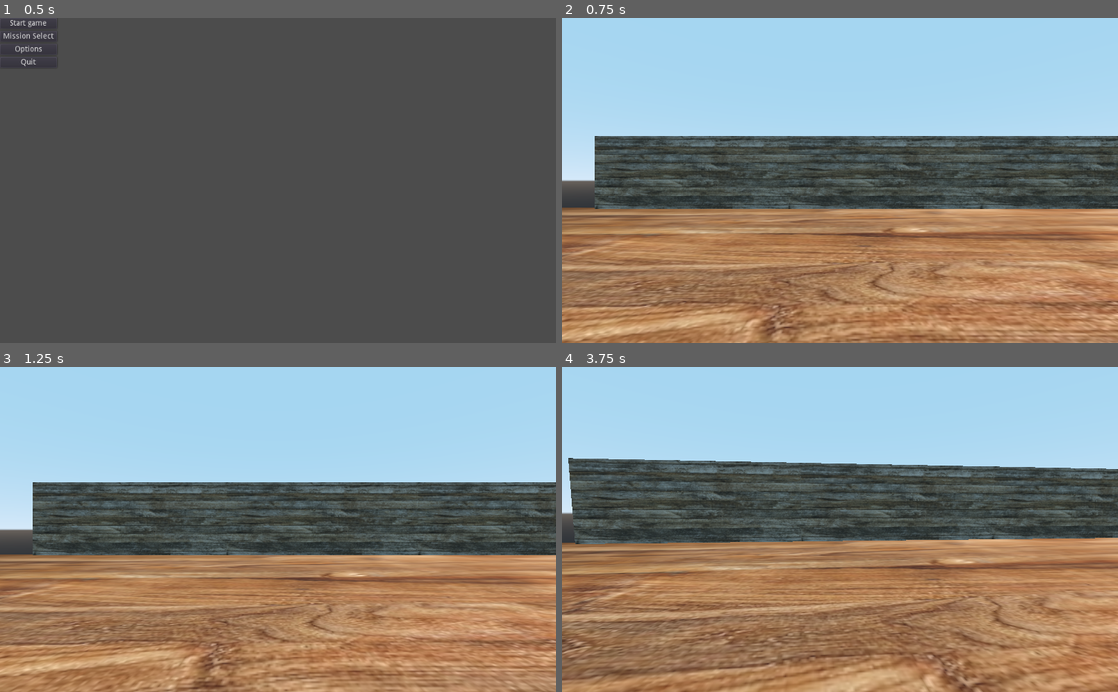
Above: before the commit, frames 1-4 (two rows, left to right).
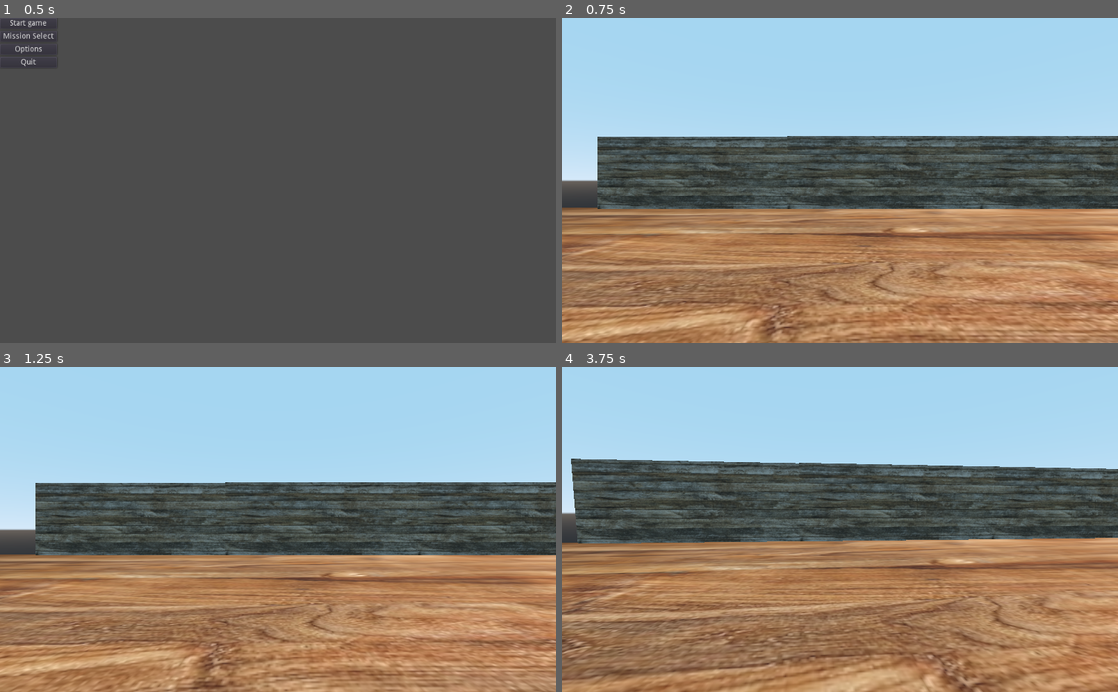
Above: after the commit, the same moments.

Repository: BlakeWiscombe/betrayal
Game: Godot game, scene res://Main menu.tscn
The game is run twice, just before and just after one commit, with the same random seed, the same clock (stepped at 60 frames per second) and the same inputs.
Inputs (mouse positions are in pixels of both pictures, inside the frame that each line leads up to):
- Up to frame 1 (0.5 s): no input
- Up to frame 2 (0.75 s): click "Start game" at 0.5 s
- Up to frame 3 (1.25 s): no input
- Up to frame 4 (3.75 s): tap Enter at 1.25 s; move the mouse to (812, 594) at 1.27 s; hold W (player_forward) 1.28-2.78 s; tap Space (jump) at 1.52, 2.27, 3.5 s; move the mouse to (1006, 578) at 2.02 s; move the mouse to (673, 480) at 2.77 s; hold A (player_left) from 2.78 s (still down); move the mouse to (867, 529) at 3.52 s

Frame 1 is identical in both runs. In frame 2, 0.3% of the frame differs, in the area x 5-41%, y 36-59%; in frame 3, 0.3%; in frame 4, 0.5%, in the area x 1-44%, y 27-55%.

Commit message:
update

Diff:
--- a/Betrayal.tscn
+++ b/Betrayal.tscn
@@ -20,7 +20,7 @@
 transform = Transform( 0.000279278, 0, -1, 0, 1, 0, 1, 0, 0.000279278, -8.90252, -0.33866, -25.9997 )
 
 [node name="CSGBox6" type="CSGBox" parent="."]
-transform = Transform( 0.999972, 0, -8.73115e-11, 0, 1, 0, 8.73115e-11, 0, 0.999972, -30.0805, 7.81307, -48.7859 )
+transform = Transform( 0.999972, 0, -8.73115e-11, 0, 1, 0, 8.73115e-11, 0, 0.999972, -30.0804, 7.81307, -49.2653 )
 use_collision = true
 width = 41.9662
 height = 15.984
